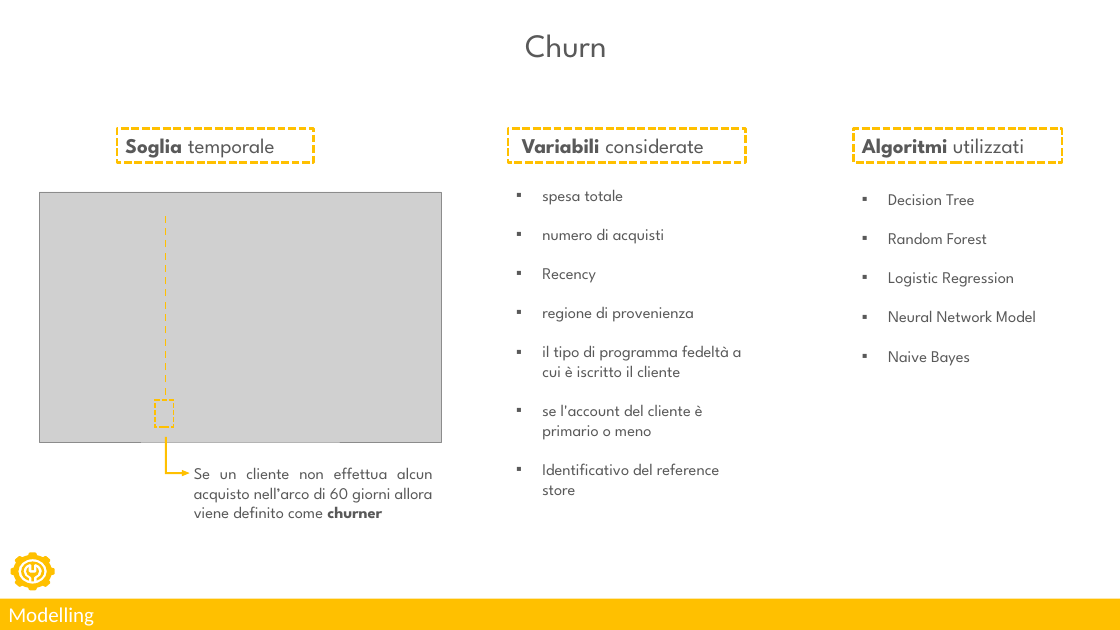
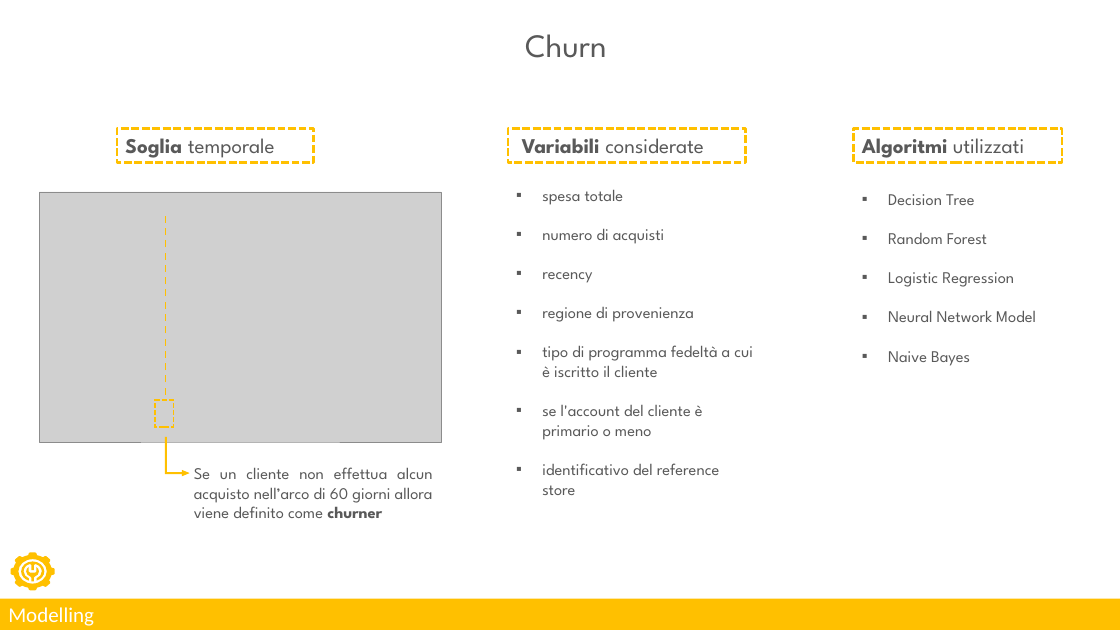
Before and after one commit to lorenzlorg/Digital-Marketing-Data-Science-Lab-Project, a slide deck: slide 6 of DMrkt_DSLab_presentation_829776_814799.pptx. Drawn at 1120x630 pixels with LibreOffice and Linux fonts; fonts in the diff are those of the drawing; grey boxes stand for pictures. Boxes give left, top, right and bottom in pixels: in the first picture for what was removed or moved away, otherwise in the second. Text is boxed around its words. In the diff, an @@ line names an element or a change of style, - is before the commit and + after.

Commit message:
correzione parole ppt e pdf

```diff
--- a/DMrkt_DSLab_presentation_829776_814799.pptx
+++ b/DMrkt_DSLab_presentation_829776_814799.pptx
@@ text at (542, 272, 592, 283): text changed @@
-▪ Recency
+▪ recency
@@ text at (542, 345, 753, 377): text changed @@
-▪ il tipo di programma fedeltà a cui è iscritto il cliente
+▪ tipo di programma fedeltà a cui è iscritto il cliente
@@ text at (542, 463, 719, 495): text changed @@
-▪ Identificativo del reference store
+▪ identificativo del reference store
```
Also in this commit, not shown: 1 other file.
